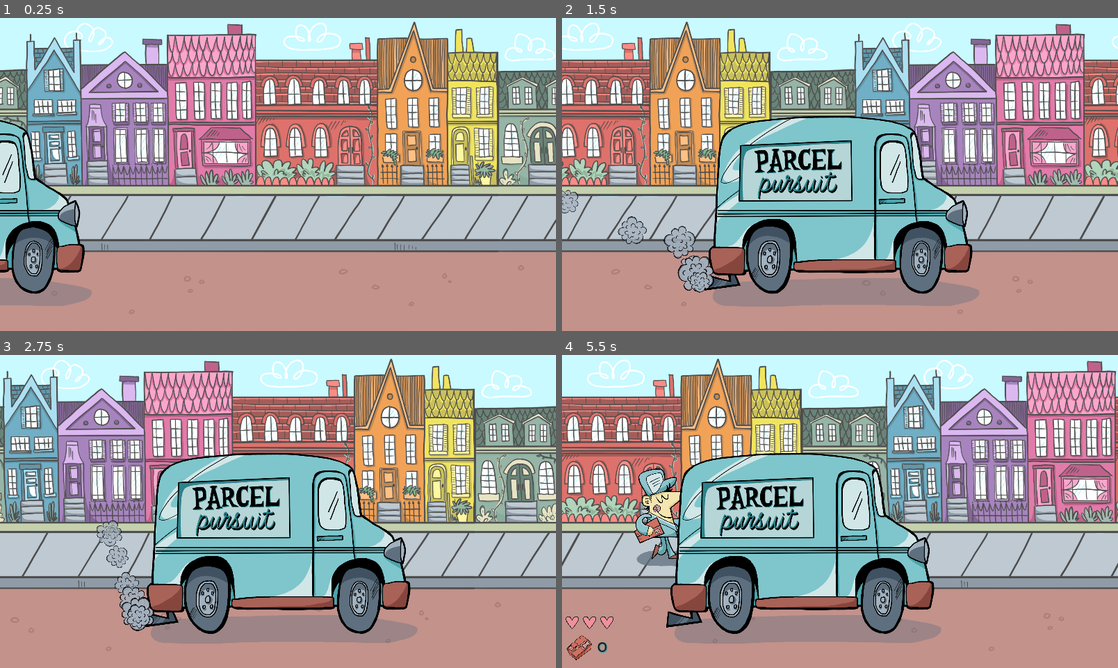
Above: before the commit, frames 1-4 (two rows, left to right).
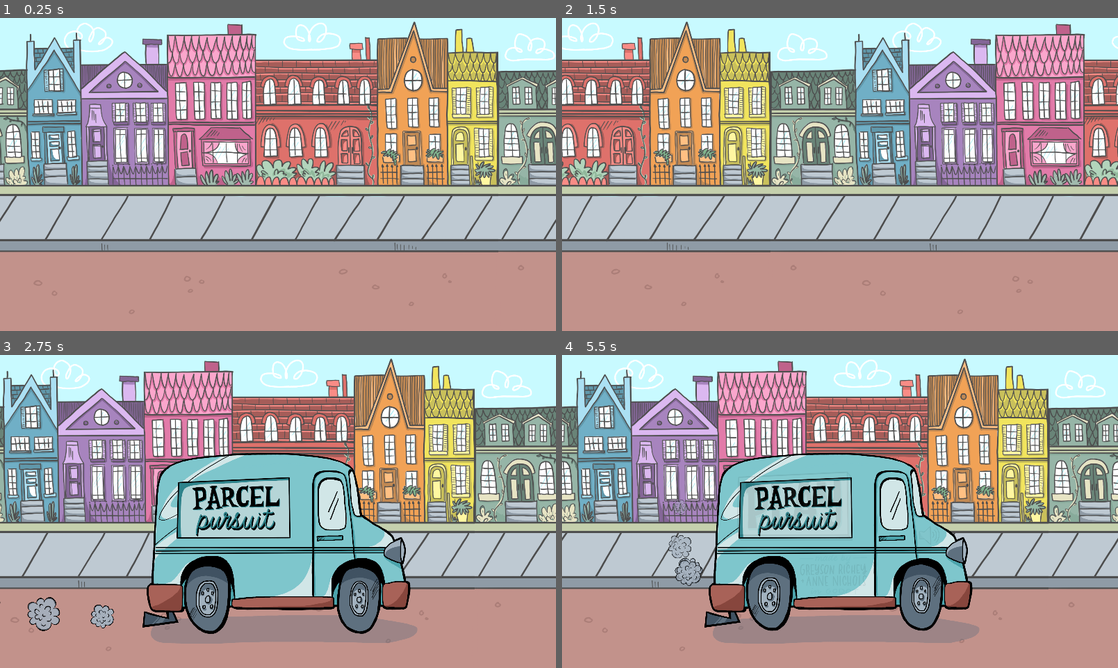
Above: after the commit, the same moments.

Repository: Bloodyaugust/ld-53
Game: Godot game, scene res://scenes/main.tscn
The game is run twice, just before and just after one commit, with the same random seed, the same clock (stepped at 60 frames per second) and the same inputs.
Inputs (mouse positions are in pixels of both pictures, inside the frame that each line leads up to):
- Up to frame 1 (0.25 s): no input
- Up to frame 2 (1.5 s): move the mouse to (962, 158) at 0.52 s; hold Right (ui_right) 0.53-1.25 s; click (962, 158) at 0.67 s; drag from (728, 190) to (812, 237) at 1.27 s
- Up to frame 3 (2.75 s): move the mouse to (333, 442) at 2.02 s; hold Right (ui_right) from 2.03 s (still down)
- Up to frame 4 (5.5 s): release Right (ui_right) at 2.75 s; drag from (812, 574) to (673, 464) at 2.77 s; click (795, 505) at 3.52 s; move the mouse to (1006, 558) at 4.27 s; hold Left (ui_left) 4.28-5 s; click (795, 505) at 5.02 s

The runs differ from the first frame. In frame 1, 6.3% of the frame differs, in the area x 0-17%, y 32-92%; in frame 2, 25%; in frame 3, 1.6%; in frame 4, 58%, in the area x 0-100%, y 1-98%.

Commit message:
Add music
- Add sfx for truck
- Change truck to be "started up" during run status view

Diff:
--- a/actors/Truck.gd
+++ b/actors/Truck.gd
@@ -1,6 +1,8 @@
 extends AnimatedSprite2D
 
 @onready var _truck_exhaust: CPUParticles2D = %TruckExhaust
+@onready var _truck_idle_player: AudioStreamPlayer2D = %TruckIdlePlayer
+@onready var _truck_startup_player: AudioStreamPlayer2D = %TruckStartupPlayer
 
 var _tween: Tween
 
@@ -12,24 +14,31 @@
           if _tween:
             _tween.kill()
 
+          _truck_startup_player.play()
           _truck_exhaust.emitting = true
           play()
           _tween = create_tween().set_trans(Tween.TRANS_LINEAR)
+          _tween.tween_interval(1.7)
+          _tween.tween_callback(func(): _truck_idle_player.play())
           _tween.tween_property(self, "global_position", Vector2(0.0, global_position.y), 1.0)
           _tween.tween_callback(func():
             Store.set_state("game", GameConstants.GAME_RESULTS)
             ViewController.set_client_view(ViewController.CLIENT_VIEWS.RESULTS)
             pause()
-            _truck_exhaust.emitting = false
           )
         GameConstants.GAME_OVER:
           if _tween:
             _tween.kill()
 
           _tween = create_tween().set_trans(Tween.TRANS_LINEAR)
+
           if abs(global_position.x) > 0.1:
+            _tween.tween_interval(1.7)
+            _tween.tween_callback(func(): _truck_idle_player.play())
             _tween.tween_property(self, "global_position", Vector2(0.0, global_position.y), 1.0)
             _tween.tween_property(self, "global_position", Vector2(0.0, global_position.y), 2.0)
+            _truck_startup_player.play()
+
           _tween.tween_callback(func(): ViewController.set_client_view(ViewController.CLIENT_VIEWS.MAIN_MENU))
           play()
           _truck_exhaust.emitting = true
@@ -37,6 +46,7 @@
         GameConstants.GAME_STARTING:
           pause()
           _truck_exhaust.emitting = false
+          _truck_idle_player.stop()
 
 func _process(delta):
   match Store.state.game:
--- a/data/base_player_data.tres
+++ b/data/base_player_data.tres
@@ -4,7 +4,7 @@
 
 [resource]
 script = ExtResource("1_72stq")
-health = 3
+health = 1
 jump_height = 180.0
 jump_time_to_apex = 0.45
 jump_time_to_fall = 0.3
--- /dev/null
+++ b/default_bus_layout.tres
@@ -0,0 +1,15 @@
+[gd_resource type="AudioBusLayout" format=3 uid="uid://clkojfgg8raw3"]
+
+[resource]
+bus/1/name = &"Music"
+bus/1/solo = false
+bus/1/mute = false
+bus/1/bypass_fx = false
+bus/1/volume_db = 0.0
+bus/1/send = &"Master"
+bus/2/name = &"Sfx"
+bus/2/solo = false
+bus/2/mute = false
+bus/2/bypass_fx = false
+bus/2/volume_db = 0.0
+bus/2/send = &"Master"
--- a/scenes/main.tscn
+++ b/scenes/main.tscn
@@ -27,12 +27,15 @@
 [ext_resource type="Script" path="res://views/HUD.gd" id="14_q0ovd"]
 [ext_resource type="Texture2D" uid="uid://h5rl4l7asebq" path="res://sprites/buttons/playbutton2.png" id="15_ok0r8"]
 [ext_resource type="Texture2D" uid="uid://2ii8tldibe8m" path="res://sprites/buttons/about.png" id="16_bo7md"]
+[ext_resource type="AudioStream" uid="uid://blbb1f46lpiy6" path="res://resources/sfx/truck-engine-start.wav" id="17_tnvvg"]
+[ext_resource type="AudioStream" uid="uid://x06ciljw56nt" path="res://resources/sfx/truck-engine-idle.wav" id="18_4qn5y"]
 [ext_resource type="Texture2D" uid="uid://doftu26upxvt7" path="res://sprites/buttons/sound1.png" id="19_f3oqv"]
 [ext_resource type="PackedScene" uid="uid://6u7x7610b7w6" path="res://views/components/Heart.tscn" id="21_11etq"]
 [ext_resource type="Texture2D" uid="uid://bebeurdq17kv4" path="res://sprites/buttons/gameover.png" id="21_l2cgg"]
 [ext_resource type="Texture2D" uid="uid://jphsjrcbsy2f" path="res://sprites/buttons/menubutton1.png" id="23_bb003"]
 [ext_resource type="Texture2D" uid="uid://48ieny0rfsml" path="res://sprites/buttons/package.png" id="23_vndkb"]
 [ext_resource type="Texture2D" uid="uid://jasv0xkkitpo" path="res://sprites/buttons/menubutton2.png" id="24_rtdnq"]
+[ext_resource type="AudioStream" uid="uid://c43xamrivpix7" path="res://resources/music/skyscrapersamba_eq_lessdrums.mp3" id="34_bctvp"]
 
 [sub_resource type="SpriteFrames" id="SpriteFrames_opsxp"]
 animations = [{
@@ -271,6 +274,18 @@
 scale_amount_curve = SubResource("Curve_etq1d")
 color_ramp = SubResource("Gradient_3f1vw")
 
+[node name="TruckStartupPlayer" type="AudioStreamPlayer2D" parent="Truck"]
+unique_name_in_owner = true
+stream = ExtResource("17_tnvvg")
+bus = &"Sfx"
+
+[node name="TruckIdlePlayer" type="AudioStreamPlayer2D" parent="Truck"]
+unique_name_in_owner = true
+stream = ExtResource("18_4qn5y")
+autoplay = true
+max_polyphony = 2
+bus = &"Sfx"
+
 [node name="UIRoot" type="CanvasLayer" parent="."]
 
 [node name="MainMenu" type="Control" parent="UIRoot"]
@@ -493,3 +508,8 @@
 
 [node name="ChunkController" type="Node2D" parent="."]
 script = ExtResource("10_4x66y")
+
+[node name="MusicPlayer" type="AudioStreamPlayer" parent="."]
+stream = ExtResource("34_bctvp")
+autoplay = true
+bus = &"Music"
Not shown, added: resources/music/skyscrapersamba_eq_lessdrums.mp3.import
Not shown, added: resources/sfx/truck-engine-idle.wav.import
Not shown, added: resources/sfx/truck-engine-start.wav.import
Not shown: 1 places in scenes/main.tscn that only renumber resources
Not shown, added: resources/music/skyscrapersamba_eq_lessdrums.mp3
Not shown, added: resources/sfx/truck-engine-idle.wav
Not shown, added: resources/sfx/truck-engine-start.wav
